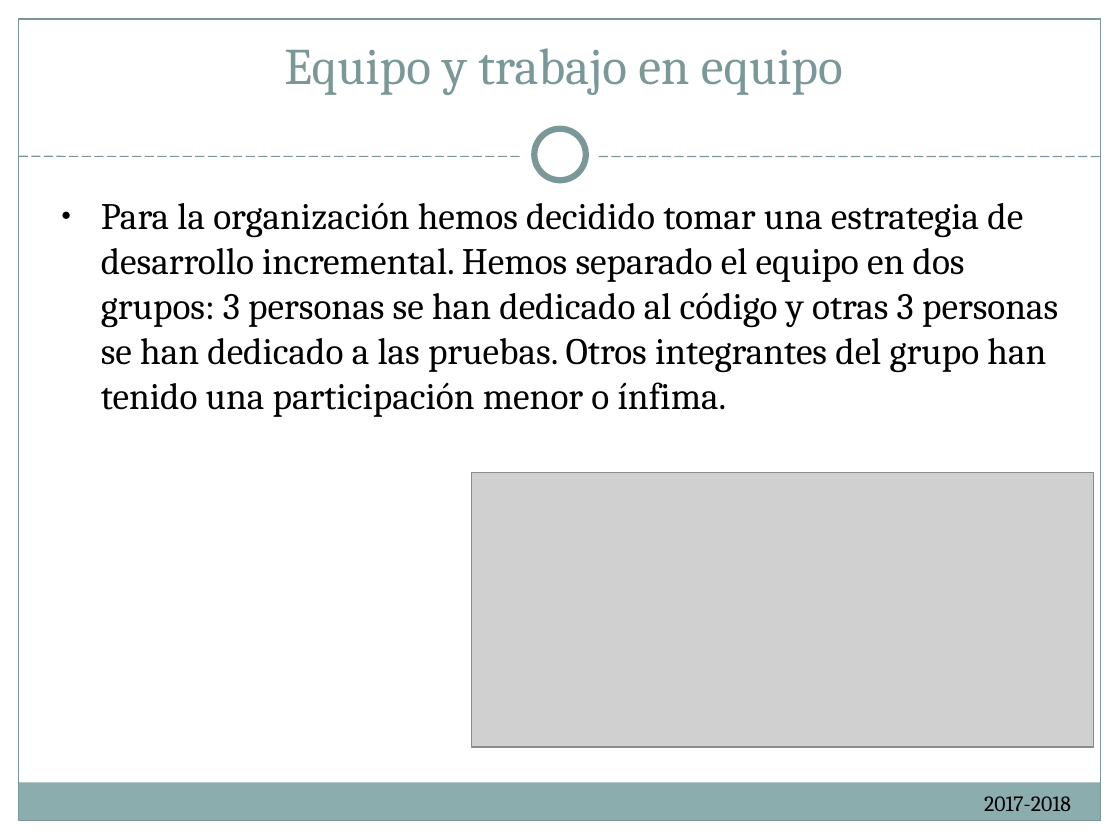
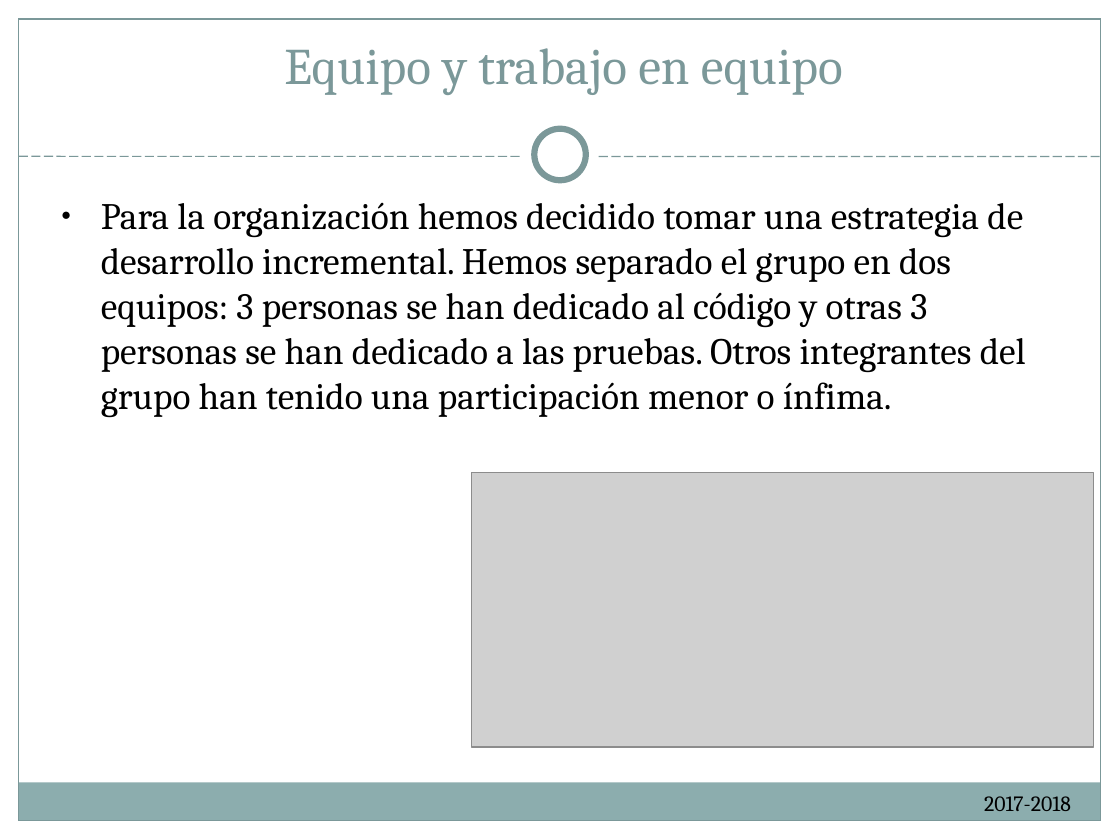
Before and after one commit to ReivajRa/Cooking_Ingenieros, a slide deck: slide 5 of Documentación/Cheap Deal presentacion.ppt. Drawn at 1120x840 pixels with LibreOffice and Linux fonts; fonts in the diff are those of the drawing; grey boxes stand for pictures. Boxes give left, top, right and bottom in pixels: in the first picture for what was removed or moved away, otherwise in the second. Text is boxed around its words. In the diff, an @@ line names an element or a change of style, - is before the commit and + after.

```diff
--- a/Documentación/Cheap Deal presentacion.ppt
+++ b/Documentación/Cheap Deal presentacion.ppt
@@ subtitle at [101, 203, 1026, 418]: text changed @@
-● Para la organización hemos decidido tomar una estrategia de desarrollo incremental. Hemos separado el equipo en dos grupos: 3 personas se han dedicado al código y otras 3 personas se han dedicado a las pruebas. Otros integrantes del grupo han tenido una participación menor o ínfima.
+● Para la organización hemos decidido tomar una estrategia de desarrollo incremental. Hemos separado el grupo en dos equipos: 3 personas se han dedicado al código y otras 3 personas se han dedicado a las pruebas. Otros integrantes del grupo han tenido una participación menor o ínfima.
```
Also in this commit, not shown: 1 other file.
